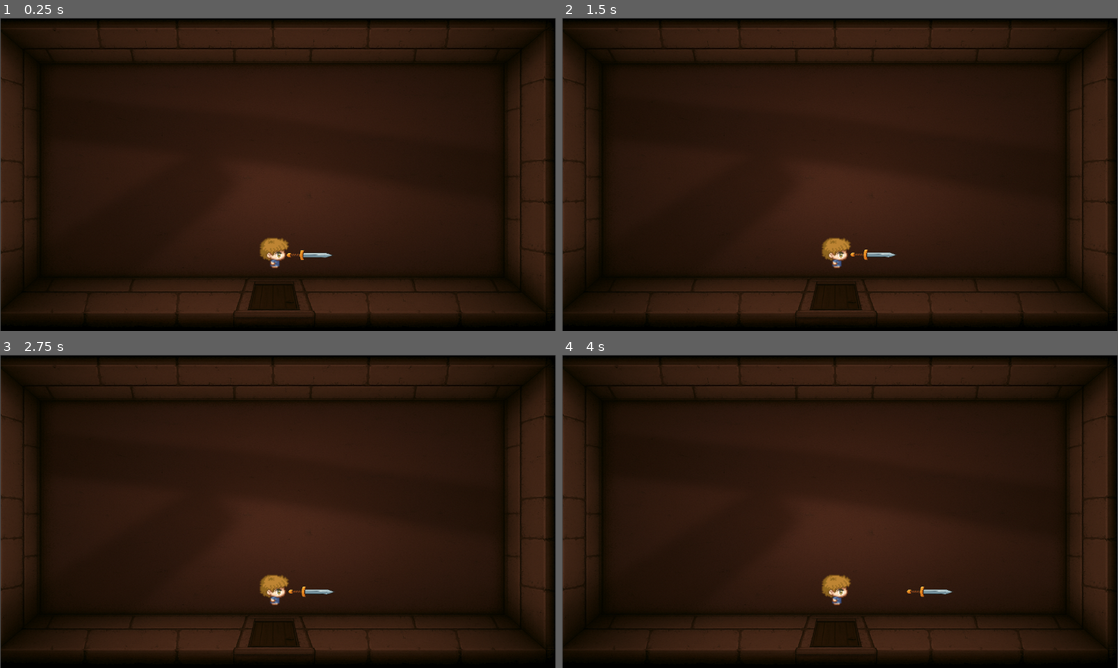
Above: before the commit, frames 1-4 (two rows, left to right).
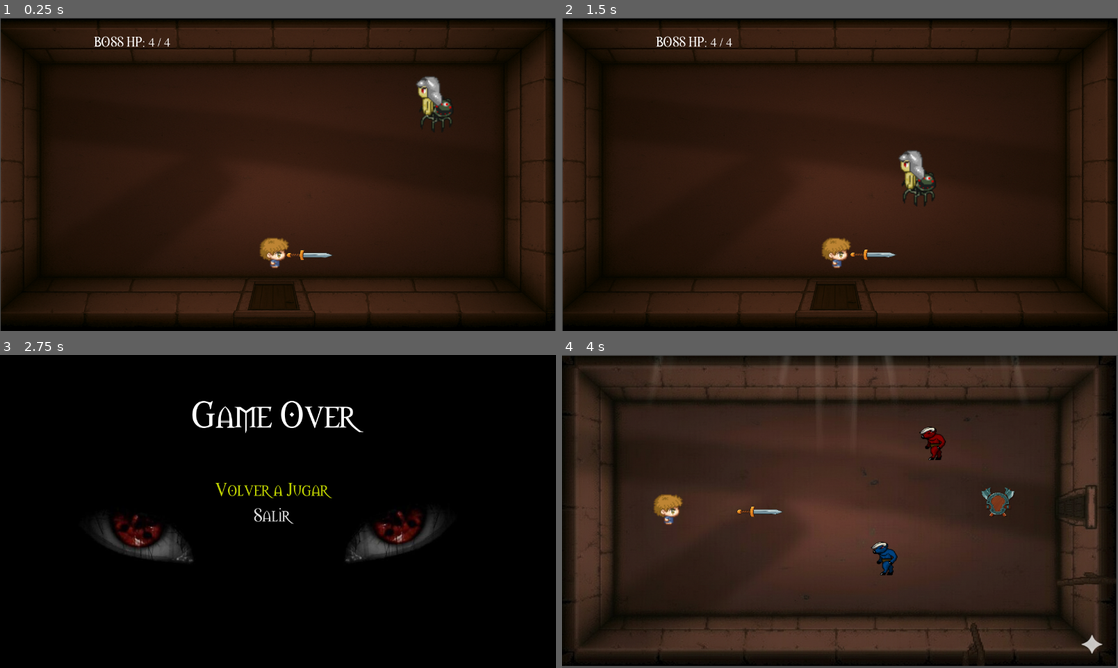
Above: after the commit, the same moments.

Repository: francocaneda/FinalHikaru
Game: Godot game, scene res://escenas/Sala3.tscn
Same seed, same stepped clock (60 frames per second), same inputs: the game is played once before the commit and once after it. This scene is started directly instead of the project's main scene.
Inputs (mouse positions are in pixels of both pictures, inside the frame that each line leads up to):
- Up to frame 1 (0.25 s): no input
- Up to frame 2 (1.5 s): tap Enter (ui_accept) at 0.5, 0.77 s
- Up to frame 3 (2.75 s): tap Enter (ui_accept) at 1.52 s
- Up to frame 4 (4 s): click (834, 489) at 2.75 s, where only the run after the commit has a clickable "Volver a Jugar"; tap Enter (ui_accept) at 3.77 s

The runs differ from the first frame. In frame 1, 0.7% of the frame differs, in the area x 16-82%, y 5-37%; in frame 2, 0.8%; in frame 3, 86%, in the area x 0-100%, y 0-100%; in frame 4, 19%.

Commit message:
Agregando el boss final

Diff:
--- a/escenas/BossFinal.tscn
+++ b/escenas/BossFinal.tscn
@@ -138,3 +138,5 @@
 
 [node name="SonidoMuerte" type="AudioStreamPlayer" parent="."]
 stream = ExtResource("3_j63wm")
+
+[connection signal="body_entered" from="Detector" to="." method="_on_detector_body_entered"]
--- a/escenas/Sala3.tscn
+++ b/escenas/Sala3.tscn
@@ -1,7 +1,11 @@
-[gd_scene load_steps=7 format=3 uid="uid://d1psf1ekje8f8"]
+[gd_scene load_steps=11 format=3 uid="uid://d1psf1ekje8f8"]
 
+[ext_resource type="Script" uid="uid://bm3wtx1eyjr67" path="res://escenas/sala_3.gd" id="1_c8m01"]
 [ext_resource type="Texture2D" uid="uid://86wmwgmlujiy" path="res://sprites/sala3.png" id="1_t20p7"]
 [ext_resource type="PackedScene" uid="uid://bea5ula71tjjd" path="res://escenas/Jugador.tscn" id="2_xo63k"]
+[ext_resource type="PackedScene" uid="uid://cm76sxp40xoq3" path="res://escenas/BossFinal.tscn" id="3_6w0kg"]
+[ext_resource type="AudioStream" uid="uid://vl4cw7ycqcvc" path="res://sounds/musicaFondo.ogg" id="3_xtkfi"]
+[ext_resource type="FontFile" uid="uid://xlxdarjwu66t" path="res://fonts/morpheus.ttf" id="4_rtbhx"]
 
 [sub_resource type="RectangleShape2D" id="RectangleShape2D_xo63k"]
 size = Vector2(18.25, 551)
@@ -16,6 +20,7 @@
 size = Vector2(1119, 21)
 
 [node name="Sala3" type="Node2D"]
+script = ExtResource("1_c8m01")
 
 [node name="Sprite2D" type="Sprite2D" parent="."]
 position = Vector2(640, 360.5)
@@ -48,3 +53,20 @@
 
 [node name="Jugador" parent="." instance=ExtResource("2_xo63k")]
 position = Vector2(627, 545)
+
+[node name="BossFinal" parent="." instance=ExtResource("3_6w0kg")]
+position = Vector2(1040, 161)
+
+[node name="CanvasLayer" type="CanvasLayer" parent="."]
+
+[node name="VidaBossLabel" type="Label" parent="CanvasLayer"]
+offset_left = 217.0
+offset_top = 32.0
+offset_right = 414.0
+offset_bottom = 74.0
+theme_override_fonts/font = ExtResource("4_rtbhx")
+theme_override_font_sizes/font_size = 30
+text = "Boss Lives: "
+
+[node name="MusicaSala" type="AudioStreamPlayer" parent="."]
+stream = ExtResource("3_xtkfi")
--- a/escenas/boss_final.gd
+++ b/escenas/boss_final.gd
@@ -1,46 +1,45 @@
 extends CharacterBody2D
 class_name BossFinal
 
+# 💥 NUEVA LÍNEA: Señal para notificar el cambio de vida
+signal vida_cambiada(vida_actual: int, vida_maxima: int)
+
 # 🛡️ Propiedades del Boss
-@export var velocidad: float = 200.0 # Velocidad del boss (un poco más rápido que el enemigo normal)
-@export var vida_maxima: int = 100
+@export var velocidad: float = 200.0
+@export var vida_maxima: int = 4 # La vida máxima es 4
 
 var vida_actual: int
 var jugador: CharacterBody2D = null
 
 # 📢 Referencias a nodos hijos
 @onready var anim: AnimatedSprite2D = $AnimatedSprite2D
-@onready var sonido_muerte: AudioStreamPlayer = $SonidoMuerte # Asumiendo que tienes este nodo
-# Agrega aquí cualquier otro nodo que use el boss (ej: RayCast2D, Area2D, etc.)
+@onready var sonido_muerte: AudioStreamPlayer = $SonidoMuerte
+@onready var detector: Area2D = $Detector
 
 func _ready():
 	vida_actual = vida_maxima
-	add_to_group("Enemigo") # Para que la espada lo pueda golpear
+	add_to_group("Enemigo")
 
-	# Referencia al jugador (debe estar en el árbol principal)
-	if get_parent() and get_parent().has_node("Jugador"):
-		jugador = get_parent().get_node("Jugador")
+	var root = get_tree().get_root()
+	if root.find_child("Jugador", true, false):
+		jugador = root.find_child("Jugador", true, false)
 
-	# Inicia con una animación de reposo o la pelea inmediatamente
-	# anim.play("boss_idle")
-
-	# 💥 Opcional: Iniciar la pelea si no se llama desde World.gd
-	# iniciar_pelea()
+	# 💥 Al inicio, emitimos la señal para que el contador se inicialice
+	vida_cambiada.emit(vida_actual, vida_maxima)
 
 func _physics_process(delta):
-	# Lógica de movimiento: por ahora, persigue al jugador (puedes cambiar esto por fases)
 	if is_instance_valid(jugador) and vida_actual > 0:
 		var direccion = (jugador.position - position).normalized()
 		velocity = direccion * velocidad
 		move_and_slide()
 
-		_actualizar_animacion(direccion) # <-- LLAMADA CLAVE PARA ANIMACIONES
+		_actualizar_animacion(direccion)
 	else:
 		velocity = Vector2.ZERO
 		move_and_slide()
 		anim.stop()
 
-# 🎨 FUNCIÓN DE ANIMACIÓN (COPIA DEL PATRÓN DE TU ENEMIGO)
+# 🎨 FUNCIÓN DE ANIMACIÓN (sin cambios)
 func _actualizar_animacion(direccion: Vector2):
 	if direccion == Vector2.ZERO:
 		anim.stop()
@@ -48,51 +47,45 @@
 
 	if abs(direccion.x) > abs(direccion.y):
 		if direccion.x > 0:
-			anim.play("bossderecha") # Asume que tienes esta animación
+			anim.play("enemigoderecha")
 		else:
-			anim.play("bossizquierda") # Asume que tienes esta animación
+			anim.play("enemigoizquierda")
 	else:
 		if direccion.y > 0:
-			anim.play("bossabajo") # Asume que tienes esta animación
+			anim.play("enemigoabajo")
 		else:
-			anim.play("bossarriba") # Asume que tienes esta animación
+			anim.play("enemigoarriba")
 
-# ⚔️ Función llamada por la espada del jugador
+# 💥 FUNCIÓN DE COLISIÓN MORTAL (sin cambios)
+func _on_detector_body_entered(body: Node2D) -> void:
+	if body.is_in_group("Jugador"):
+		if body.has_method("go_to_game_over"):
+			body.go_to_game_over()
+
+# ⚔️ Función de daño
 func recibir_danio(cantidad: int = 1):
 	vida_actual -= cantidad
 	print("Boss recibió daño. Vida restante:", vida_actual)
 
-	# Opcional: Añade un efecto visual o sonido de golpe
-	# anim.play("boss_hit")
+	# 💥 NUEVA LÍNEA: Emitimos la señal DESPUÉS de cambiar la vida
+	vida_cambiada.emit(vida_actual, vida_maxima)
 
 	if vida_actual <= 0:
 		morir()
 
 func morir():
 	print("¡BOSS FINAL DERROTADO!")
-	# Deshabilitar colisiones y movimiento
 	set_physics_process(false)
-	# anim.play("boss_muerte") # Animación de explosión/muerte
 
-	# Lógica de sonido (similar a tu otro enemigo)
 	if is_instance_valid(sonido_muerte):
 		sonido_muerte.play()
 		sonido_muerte.get_parent().remove_child(sonido_muerte)
-		get_tree().root.add_child(sonido_muerte)
+		get_tree().get_root().add_child(sonido_muerte)
 		sonido_muerte.finished.connect(sonido_muerte.queue_free, CONNECT_ONE_SHOT)
 
-	# Esperar la animación de muerte (si la hubiera)
 	await get_tree().create_timer(0.5).timeout
 
-	# Eliminar el nodo
 	queue_free()
 
-# ⚔️ Función para iniciar el patrón de ataque (a desarrollar)
 func iniciar_pelea():
-	print("Pelea con el Boss Iniciada!")
-	# Aquí irá la lógica de fases, temporizadores de ataque, etc.
-	# Por ahora, solo se mueve hacia el jugador.
 	pass
-
-# NOTA: Debes conectar las funciones de daño y Game Over al boss
-# si tu otro enemigo usa un Detector. Para el boss, es mejor que el JUGADOR lo mate.
--- a/escenas/enemigo_techo.gd
+++ b/escenas/enemigo_techo.gd
@@ -43,7 +43,7 @@
 	if puede_disparar and is_instance_valid(jugador):
 
 		puede_disparar = false
-		print("Enemigo Techo: Iniciando Carga de Láser AUTOMÁTICA.")
+
 
 		anim.play("carga")
 
@@ -55,7 +55,7 @@
 		reset_cooldown()
 		return
 
-	print("Enemigo Techo: RAYO LÁSER DISPARADO!")
+
 	anim.play("disparo")
 
 	rayo_laser.force_raycast_update()
@@ -67,7 +67,7 @@
 
 		var cuerpo_golpeado = rayo_laser.get_collider()
 
-		print("DEBUG COLISIÓN: Golpea:", cuerpo_golpeado.name, " Tipo:", cuerpo_golpeado.get_class())
+		# print("DEBUG COLISIÓN: Golpea:", cuerpo_golpeado.name, " Tipo:", cuerpo_golpeado.get_class())
 
 		if cuerpo_golpeado.is_in_group("Jugador"):
 			# LLAMA A LA FUNCIÓN DE GAME OVER DEL JUGADOR
--- a/escenas/espada.gd
+++ b/escenas/espada.gd
@@ -15,6 +15,9 @@
 
 func _ready():
 	self.body_entered.connect(_on_Espada_body_entered)
+	# 💥 IMPORTANTE: Asegúrate de que la espada sea visible por defecto en el editor.
+	# Si la ocultaste en el editor, puedes forzar que se muestre aquí:
+	show()
 
 func lanzar(pos_inicial: Vector2, dir: Vector2, jugador_ref: Node2D) -> void:
 	global_position = pos_inicial
@@ -26,6 +29,10 @@
 	set_physics_process(true)
 	rotation = direccion.angle()
 
+	# La línea 'show()' ya no es necesaria si la espada está visible por defecto
+	# pero la dejamos por si acaso.
+	show()
+
 	# Reproduce el sonido cuando la espada es lanzada
 	sonido_lanzar.play()
 
@@ -35,6 +42,7 @@
 		return
 
 	if not lanzada:
+		# Lógica para pegar la espada al jugador
 		var dir_jugador: Vector2 = jugador.direccion_mirada
 		var pos_offset = dir_jugador * offset
 		global_position = jugador.global_position + pos_offset
@@ -59,7 +67,16 @@
 func _finish() -> void:
 	lanzada = false
 	regresando = false
+	# 💥 CORRECCIÓN CRÍTICA: Se elimina la línea 'hide()' para que la espada no se oculte.
+	# La lógica 'if not lanzada' en _physics_process se encarga de pegarla al jugador.
 
 func _on_Espada_body_entered(body: Node2D) -> void:
 	if body.is_in_group("Enemigo"):
-		body.morir()
+
+		# LÓGICA DE DAÑO CONDICIONAL
+		if body is BossFinal:
+			body.recibir_danio(1)
+			regresando = true
+
+		else:
+			body.morir()
--- a/escenas/jugador.gd
+++ b/escenas/jugador.gd
@@ -55,19 +55,23 @@
 		espada.show()
 		espada.lanzar(espada.global_position, dir, self)
 
-# 💥 FUNCIÓN CRÍTICA: LLAMADA POR EL LÁSER DEL ENEMIGO PARA TERMINAR EL JUEGO
+# 💥 FUNCIÓN PRINCIPAL DE MUERTE/GAME OVER
 func go_to_game_over():
-	print("El jugador ha muerto. Iniciando Game Over.")
+	print("El jugador ha muerto. Iniciando Game Over (deferido).")
 
-	# 1. Detiene la lógica y el movimiento
+	# Detiene la lógica y el movimiento inmediatamente
 	set_physics_process(false)
 	set_process(false)
 
-	# 2. Lógica para Game Over: Pausa el árbol y cambia la escena.
+	# 🛑 USAMOS call_deferred para ejecutar el cambio de escena
+	# de forma segura, fuera del ciclo de física.
+	call_deferred("_execute_game_over_actions")
 
-	# NOTA: Asegúrate de que las llamadas a 'HUD' y 'MusicManager' son correctas
-	# si son Autoloads o si las has comentado.
+# ⚙️ FUNCIÓN QUE EJECUTA LAS ACCIONES PELIGROSAS (cambio de escena, destrucción)
+func _execute_game_over_actions():
+	# Lógica para Game Over: Pausa el árbol y cambia la escena.
 
+	# NOTA: Comenta o ajusta las siguientes líneas si HUD y MusicManager no existen:
 	# HUD.resetear_inventario()
 	# inventario.clear()
 
@@ -78,6 +82,6 @@
 	get_tree().paused = true
 	get_tree().change_scene_to_file("res://escenas/GameOver.tscn")
 
-# Se mantiene 'morir' para ser compatible, simplemente llama a la función de Game Over.
+# Se mantiene 'morir' para ser compatible
 func morir():
 	go_to_game_over()
--- /dev/null
+++ b/escenas/sala_3.gd
@@ -0,0 +1,23 @@
+extends Node2D
+
+# 📢 Referencias a nodos de la escena
+@onready var boss_node: BossFinal = $BossFinal
+@onready var vida_boss_label: Label = $CanvasLayer/VidaBossLabel # Asegúrate de que esta ruta sea correcta
+
+func _ready():
+	if is_instance_valid(boss_node):
+		# 1. Conectamos la señal de vida del boss a nuestra función de actualización
+		boss_node.vida_cambiada.connect(_actualizar_contador_vida)
+
+		# 2. Inicializamos el contador al cargar la escena
+		_actualizar_contador_vida(boss_node.vida_actual, boss_node.vida_maxima)
+	else:
+		print("ERROR: No se encontró el BossFinal con el nombre 'BossFinal'.")
+
+func _actualizar_contador_vida(actual: int, maximo: int):
+	# Función que se ejecuta cada vez que el boss recibe daño.
+	if actual > 0:
+		vida_boss_label.text = "BOSS HP: " + str(actual) + " / " + str(maximo)
+	else:
+		# El boss ha muerto
+		vida_boss_label.text = "¡JEFE DERROTADO!"
Not shown, added: escenas/sala_3.gd.uid
